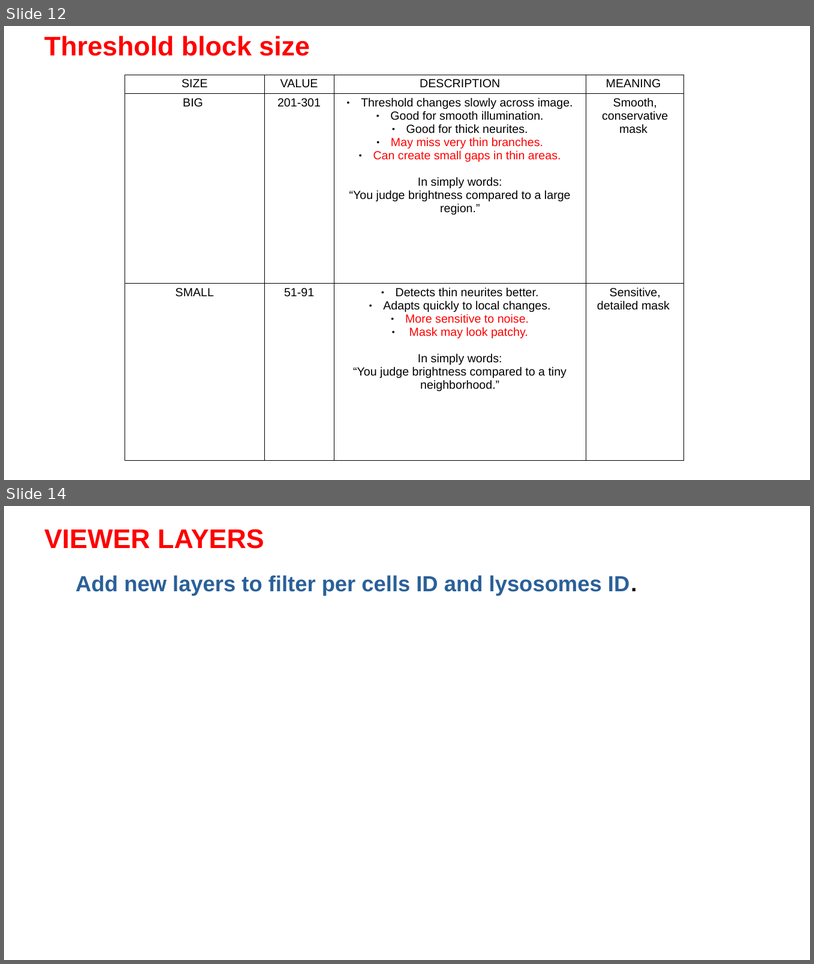
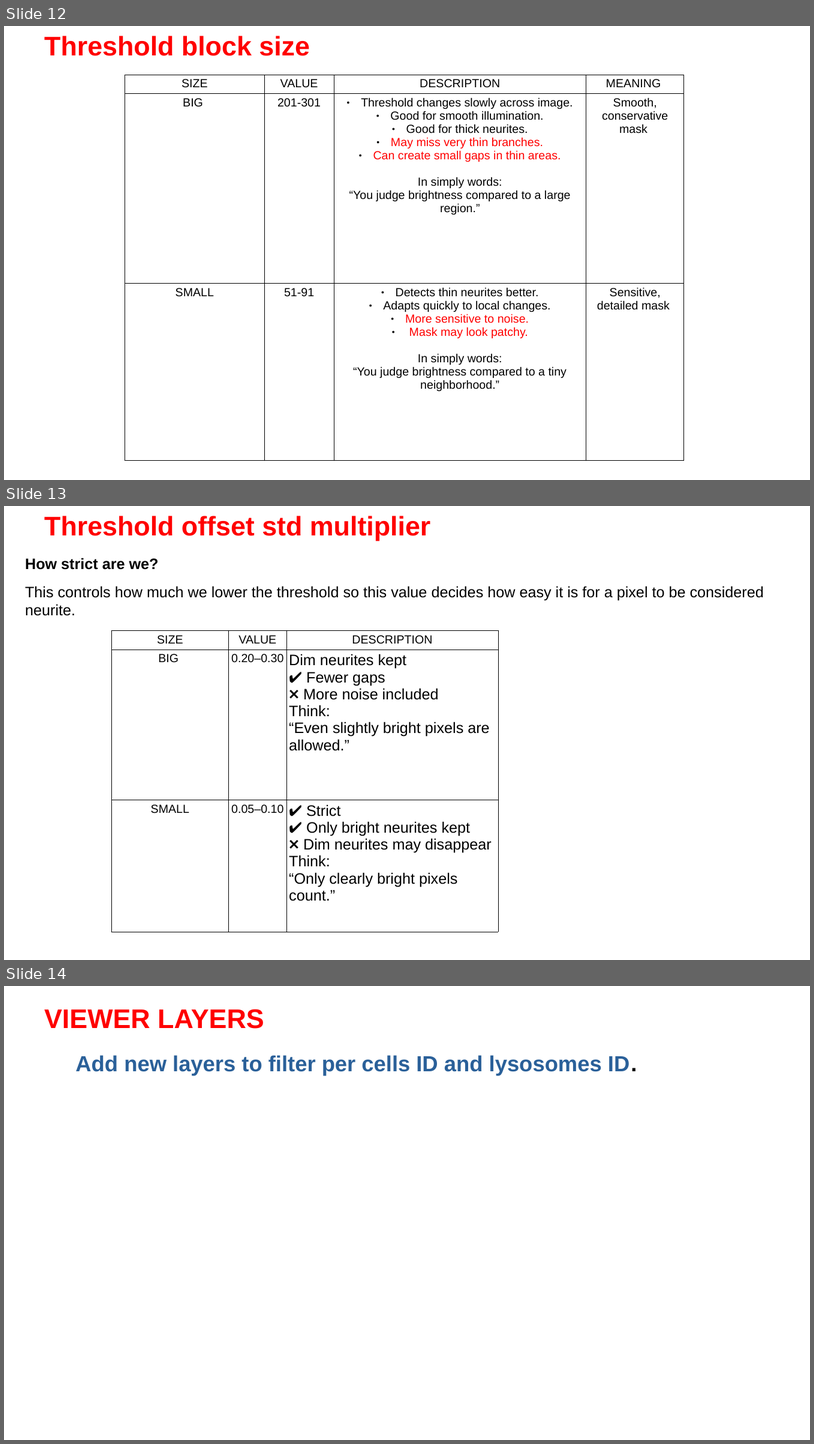
Before and after one commit to Nahuel88Ar/Lysosomes, a slide deck: UPDATE 19-2.pptx. Shown one above the other, each under a label of ours: slides 12 and 14 before the commit, slides 12, 13 and 14 after it; the slides between them are not shown. The pictures are 814x964 and 814x1444 pixels, drawn with LibreOffice and Linux fonts; fonts in the diff are those of the drawing; background and template pictures are left out. Boxes give left, top, right and bottom in pixels: in the first picture for what was removed or moved away, otherwise in the second. Text is boxed around its words. In the diff, an @@ line names an element or a change of style, - is before the commit and + after.

```diff
--- a/UPDATE 19-2.pptx
+++ b/UPDATE 19-2.pptx
@@ slide 13 added at [4,506,810,960], background picture (left out) @@
@@ title added at [44,516,431,541], 32 pt, text #FF0000, bold @@
+Threshold offset std multiplier
@@ text added at [25,558,764,616], 18 pt, text #000000 @@
+How strict are we?
+This controls how much we lower the threshold so this value decides how easy it is for a pixel to be considered neurite.
@@ table added at [111,631,499,928], 3 rows, 3 columns @@
+SIZE | VALUE | DESCRIPTION
+BIG | 0.20–0.30 | Dim neurites kept / ✔ Fewer gaps / ❌ More noise included / Think: / “Even slightly bright pixels are allowed.”
+SMALL | 0.05–0.10 | ✔ Strict / ✔ Only bright neurites kept / ❌ Dim neurites may disappear / Think: / “Only clearly bright pixels count.”
```
Also in this commit, not shown: 1 slide removed, 1 other file.
